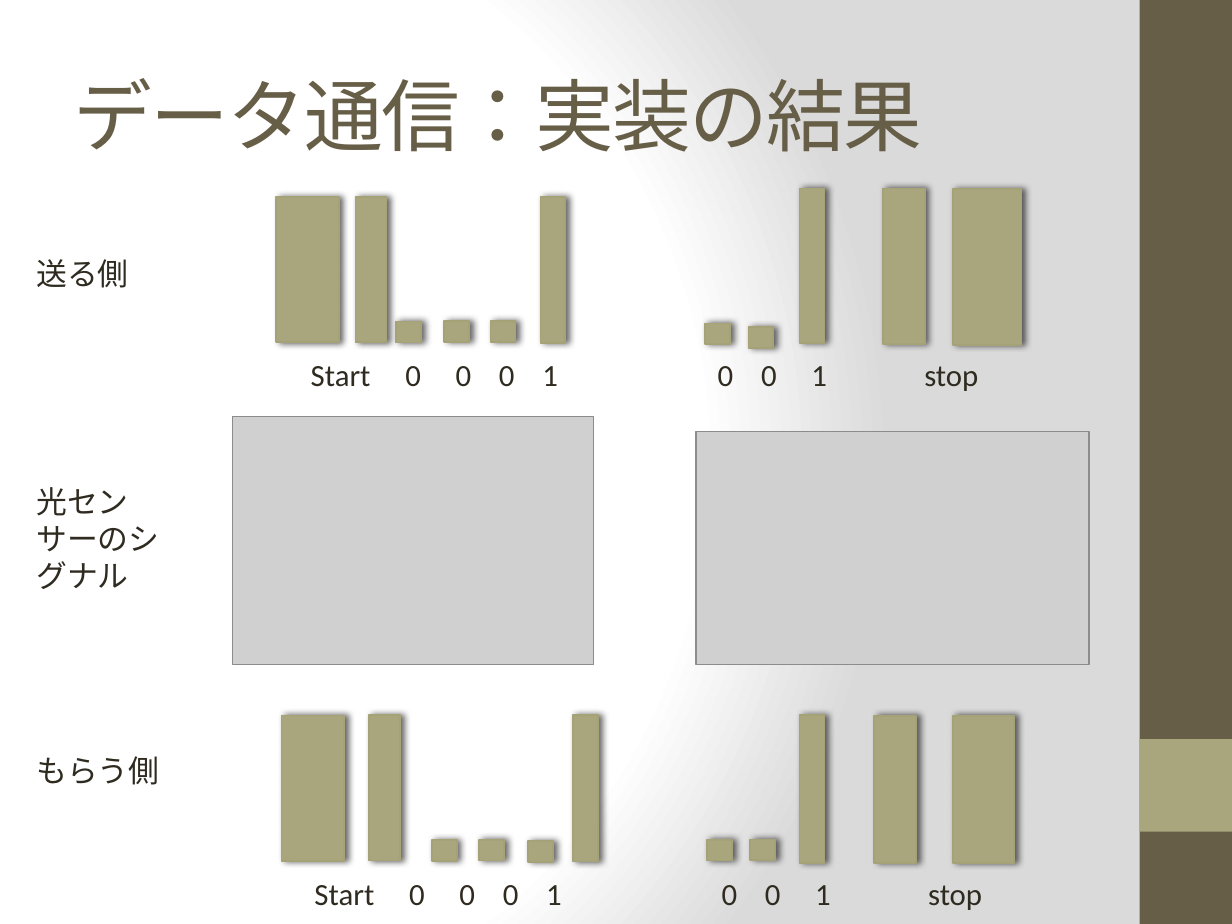
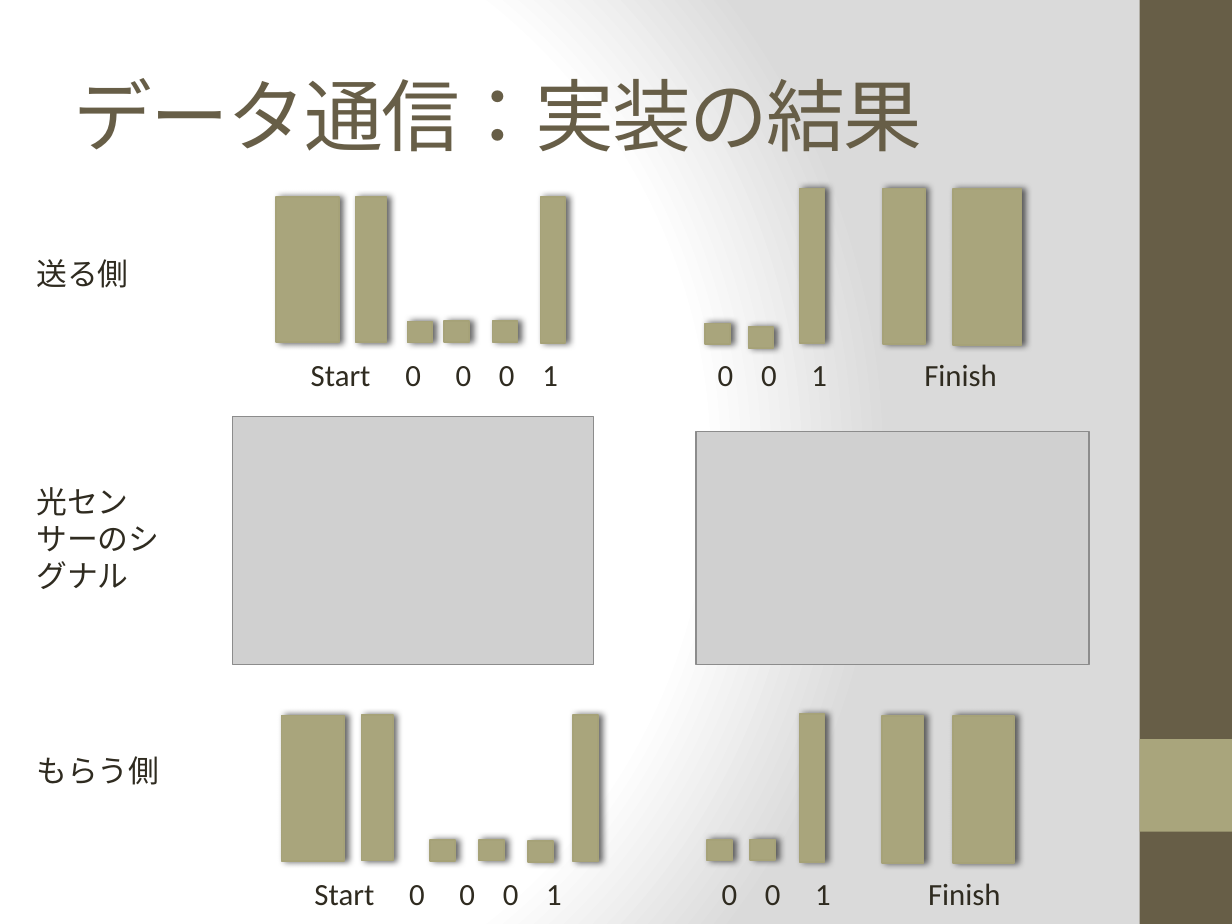
Before and after one commit to spidercpsf/Term2011, a slide deck: slide 15 of UsingLightCommunicationDeployWirelessSensorNetworkv4.pptx. Drawn at 1232x924 pixels with LibreOffice and Linux fonts; fonts in the diff are those of the drawing; grey boxes stand for pictures. Boxes give left, top, right and bottom in pixels: in the first picture for what was removed or moved away, otherwise in the second. Text is boxed around its words. In the diff, an @@ line names an element or a change of style, - is before the commit and + after.

```diff
--- a/UsingLightCommunicationDeployWirelessSensorNetworkv4.pptx
+++ b/UsingLightCommunicationDeployWirelessSensorNetworkv4.pptx
@@ rectangle moved from (x1=397, y1=322, x2=421, y2=342) to (x1=408, y1=322, x2=432, y2=342) @@
@@ text at (x1=311, y1=364, x2=997, y2=387): text changed @@
-Start 0 0 0 1 0 0 1 stop
+Start 0 0 0 1 0 0 1 Finish
@@ rectangle moved from (x1=370, y1=716, x2=400, y2=861) to (x1=361, y1=716, x2=392, y2=861) @@
@@ rectangle moved from (x1=875, y1=716, x2=917, y2=864) to (x1=882, y1=716, x2=924, y2=864) @@
@@ text at (x1=314, y1=883, x2=1001, y2=906): text changed @@
-Start 0 0 0 1 0 0 1 stop
+Start 0 0 0 1 0 0 1 Finish
```
Also in this commit, not shown: 8 other slides changed, 1 slide added, 1 slide removed, 30 other files.
